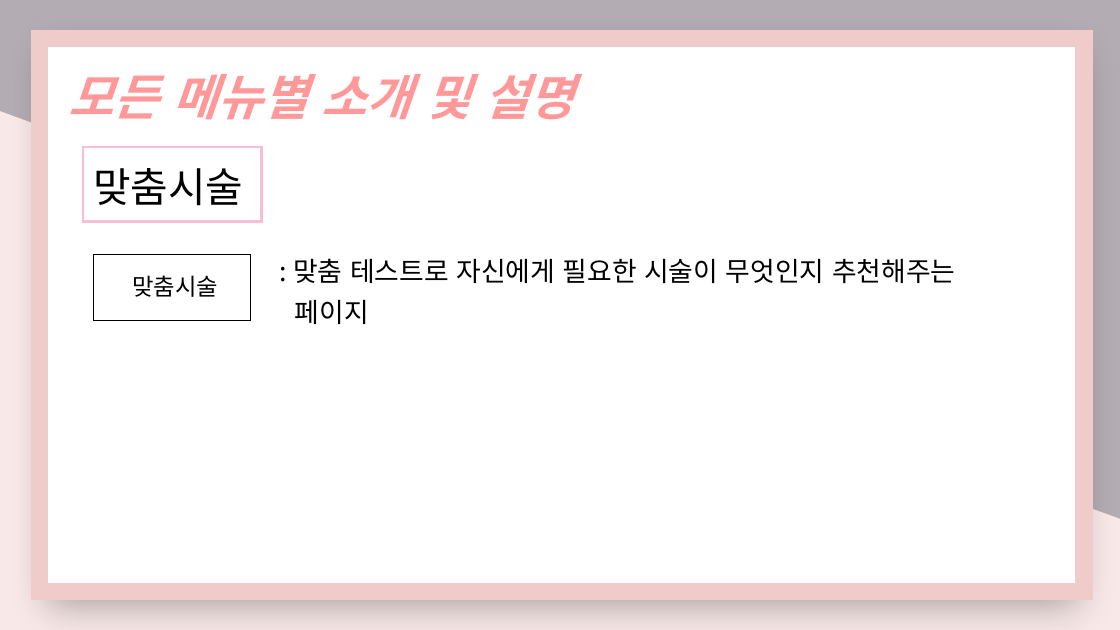
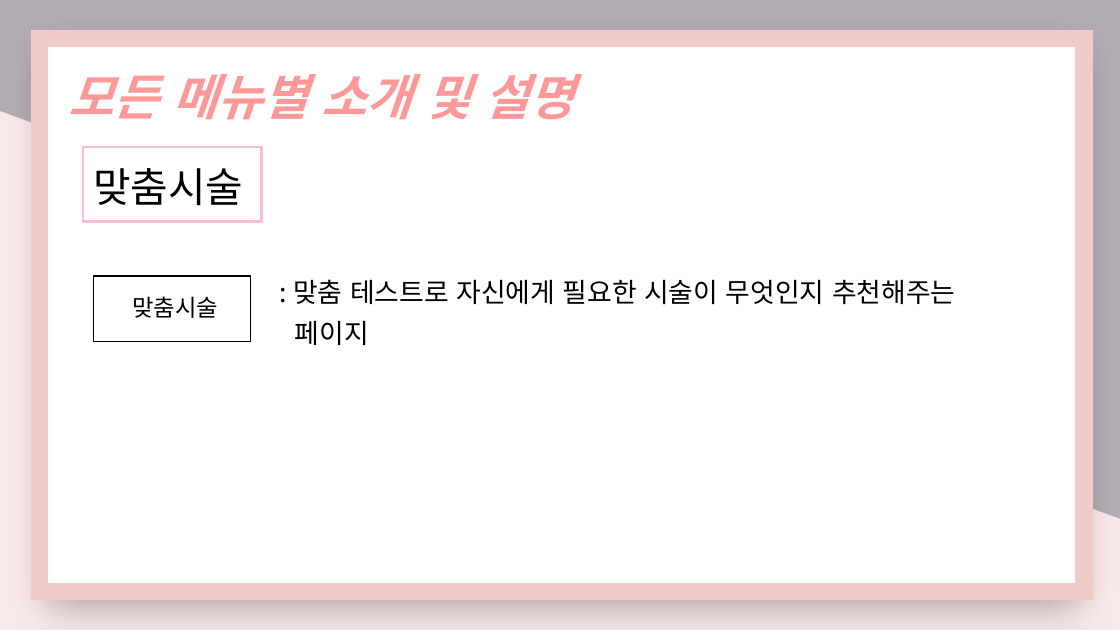
Before and after one commit to nimi2838/thecare, a slide deck: slide 29 of 졸작 기획서.pptx. Drawn at 1120x630 pixels with LibreOffice and Linux fonts; fonts in the diff are those of the drawing. Boxes give left, top, right and bottom in pixels: in the first picture for what was removed or moved away, otherwise in the second. Text is boxed around its words. In the diff, an @@ line names an element or a change of style, - is before the commit and + after.

```diff
--- a/졸작 기획서.pptx
+++ b/졸작 기획서.pptx
@@ 2 texts, 1 rectangle: place and size @@
-2 texts, 1 rectangle at box(93, 255, 955, 324)
+2 texts, 1 rectangle at box(93, 276, 955, 345)
```
Also in this commit, not shown: 1 other slide changed, 11 other files.
